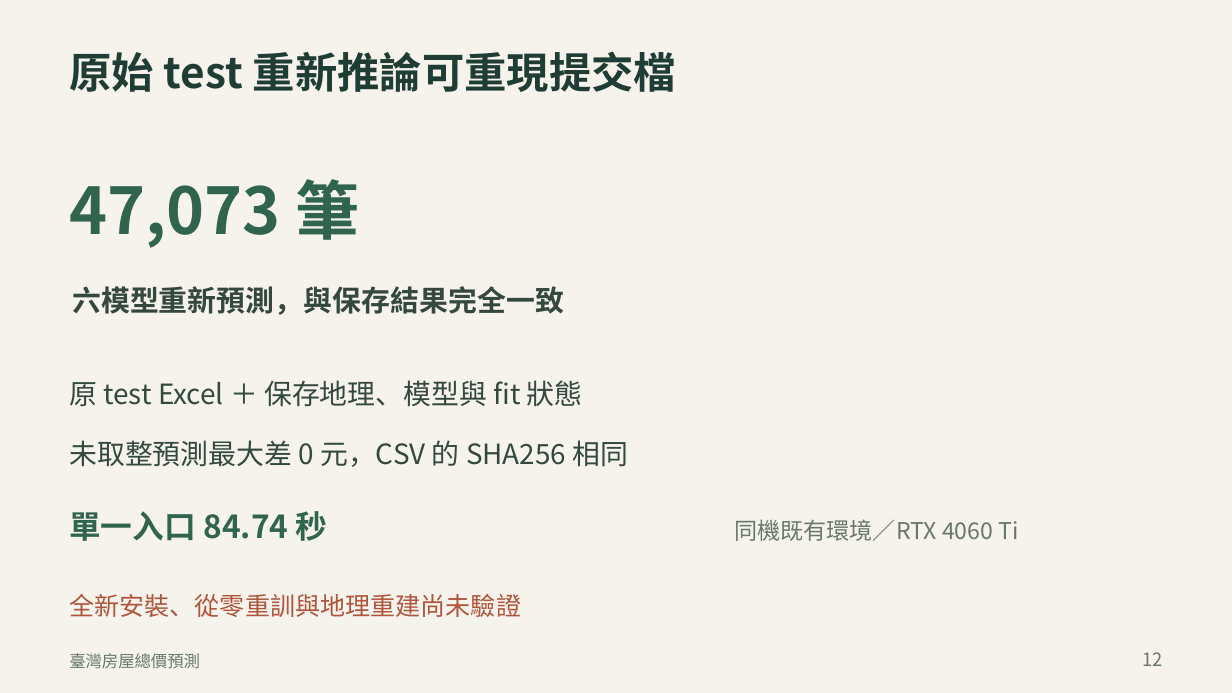
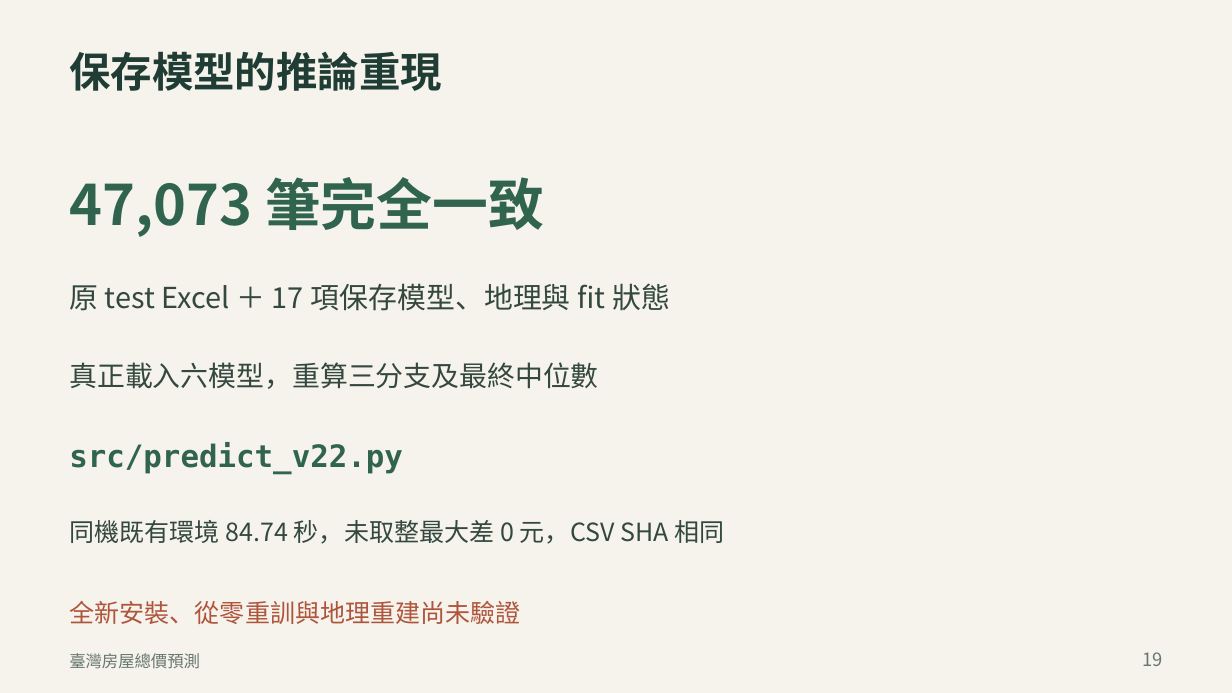
Before and after one commit to ziyi930108/nycu-house-price-regression, a slide deck: slide 19 of presentation/臺灣房價預測_正式報告_v22.pptx (slide 12 before the commit). Drawn at 1232x693 pixels with LibreOffice and Linux fonts; fonts in the diff are those of the drawing. Boxes give left, top, right and bottom in pixels: in the first picture for what was removed or moved away, otherwise in the second. Text is boxed around its words. In the diff, an @@ line names an element or a change of style, - is before the commit and + after.

```diff
--- a/presentation/臺灣房價預測_正式報告_v22.pptx
+++ b/presentation/臺灣房價預測_正式報告_v22.pptx
@@ text at [69, 51, 442, 91]: text changed; size 33 to 32.2 pt @@
-原始 test 重新推論可重現提交檔
+保存模型的推論重現
@@ text at [69, 177, 544, 237]: text changed; size 50.2 to 43.5 pt @@
-47,073 筆
+47,073 筆完全一致
@@ text at [69, 283, 670, 311]: text changed; size 21.8 to 22.5 pt @@
-原 test Excel ＋ 保存地理、模型與 fit 狀態
+原 test Excel ＋ 17 項保存模型、地理與 fit 狀態
@@ text removed at [72, 286, 564, 315] @@
-六模型重新預測，與保存結果完全一致
@@ text added at [69, 362, 599, 389], 21.8 pt, text #34483F @@
+真正載入六模型，重算三分支及最終中位數
@@ text added at [69, 442, 403, 474], 24 pt, text #31644F, bold @@
+src/predict_v22.py
@@ text at [69, 520, 725, 544]: text changed; size 21.8 to 19.5 pt @@
-未取整預測最大差 0 元，CSV 的 SHA256 相同
+同機既有環境 84.74 秒，未取整最大差 0 元，CSV SHA 相同
@@ text removed at [69, 511, 328, 541] @@
-單一入口 84.74 秒
@@ text removed at [734, 519, 1019, 541] @@
-同機既有環境／RTX 4060 Ti
@@ text "全新安裝、從零重訓與地理重建尚未驗證": place and size @@
-text "全新安裝、從零重訓與地理重建尚未驗證" at [69, 594, 521, 617]
+text "全新安裝、從零重訓與地理重建尚未驗證" at [69, 601, 521, 624]
@@ text at [1142, 652, 1162, 666]: text changed @@
-12
+19
```
Also in this commit, not shown: 9 other slides changed, 12 slides added, 5 slides removed, 18 other files.
